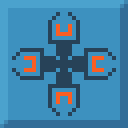
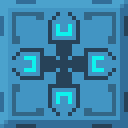
Before/after of a w=128, h=128 layered artwork. What changed in the layer stack:
painted on "Layer 1 copy 2" over [0, 0, 128, 128]
showed "Layer 1", moved it above "Layer 2" over [0, 0, 128, 128]
hid "Layer 2" over [0, 0, 128, 128]
